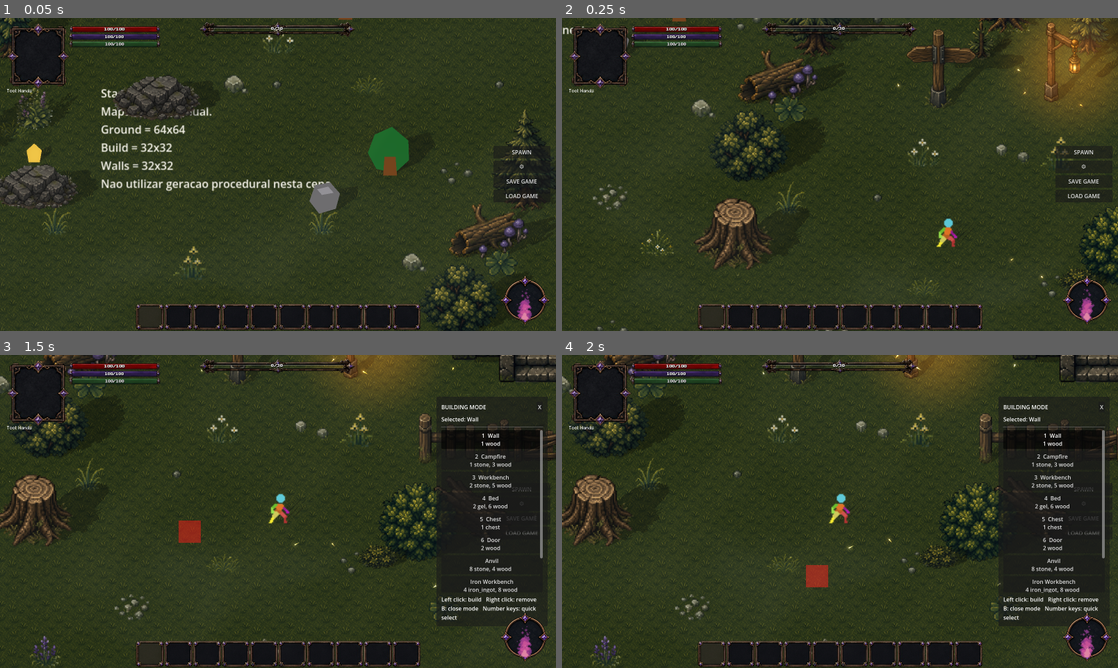
Above: before the commit, frames 1-4 (two rows, left to right).
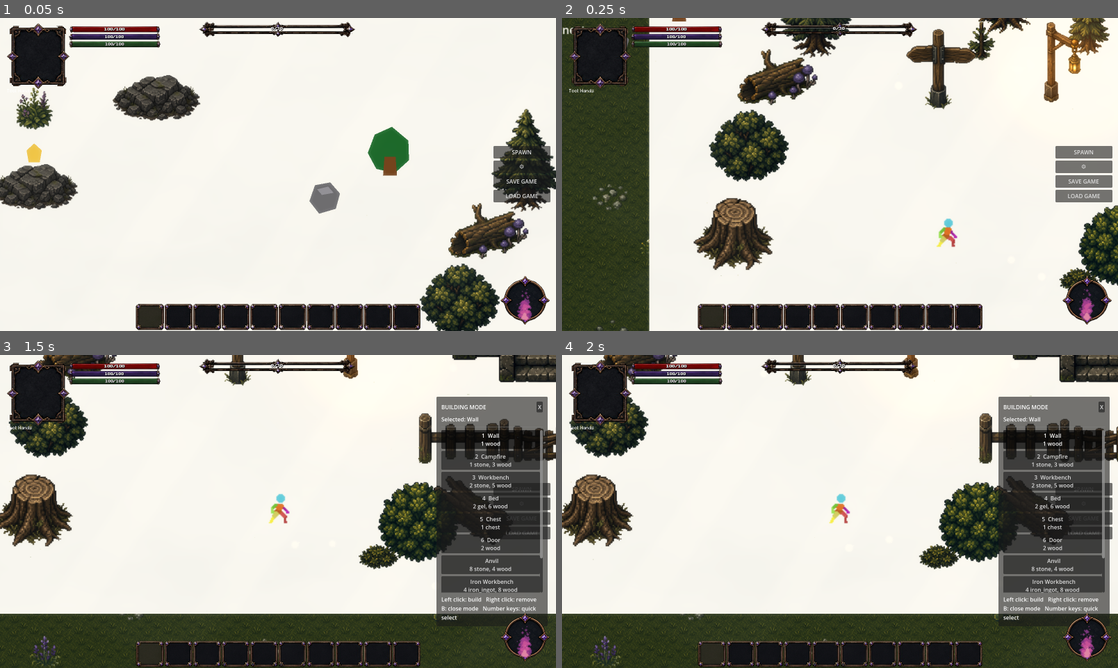
Above: after the commit, the same moments.

Repository: ramonsamagaio/Oathwake-Main
Game: Godot game, scene res://scenes/game/Game.tscn
Same seed, same stepped clock (60 frames per second), same inputs: the game is played once before the commit and once after it. This scene is started directly instead of the project's main scene.
Inputs (mouse positions are in pixels of both pictures, inside the frame that each line leads up to):
- Up to frame 1 (0.05 s): no input
- Up to frame 2 (0.25 s): no input
- Up to frame 3 (1.5 s): tap Enter at 0.5 s; move the mouse to (400, 495) at 0.52 s; hold D 0.53-1.25 s; tap B at 0.6 s; click (400, 495) at 0.67 s; tap Space at 0.77 s; drag from (166, 527) to (250, 574) at 1.27 s
- Up to frame 4 (2 s): no input

The runs differ from the first frame. In frame 1, 82% of the frame differs, in the area x 0-100%, y 0-100%; in frame 2, 69%; in frame 3, 67%; in frame 4, 67%.

Commit message:
Composite projected shadows once and mirror foliage wind

Diff:
--- a/scripts/effects/ProjectedSpriteShadow.gd
+++ b/scripts/effects/ProjectedSpriteShadow.gd
@@ -3,6 +3,9 @@
 
 const ALPHA_THRESHOLD := 0.01
 const DEFAULT_DIRECTION_DEGREES := -45.0
+const ProjectedShadowGroupScript := preload("res://scripts/effects/ProjectedShadowGroup.gd")
+const ProjectedShadowMaskShader := preload("res://shaders/projected_shadow_mask.gdshader")
+const FoliageWindShader := preload("res://shaders/foliage_wind_2d.gdshader")
 
 static var _alpha_bounds_cache: Dictionary = {}
 
@@ -12,6 +15,10 @@
 var _foot_offset := Vector2.ZERO
 var _projection_direction := Vector2.RIGHT.rotated(deg_to_rad(DEFAULT_DIRECTION_DEGREES))
 var _projection_stretch := 1.15
+var _visible_frame_size := Vector2(32.0, 32.0)
+var _shadow_group: CanvasGroup
+var _render_proxy: Polygon2D
+var _proxy_material: ShaderMaterial
 
 
 func configure(target: Node2D, source: CanvasItem, config: Dictionary, foot_offset: Vector2) -> void:
@@ -31,9 +38,17 @@
 	set_process(true)
 
 
+func _exit_tree() -> void:
+	if _render_proxy != null and is_instance_valid(_render_proxy):
+		_render_proxy.queue_free()
+	_render_proxy = null
+	_shadow_group = null
+
+
 func _process(_delta: float) -> void:
 	if _target == null or not is_instance_valid(_target) or _source == null or not is_instance_valid(_source):
 		visible = false
+		_hide_render_proxy()
 		return
 	_refresh_silhouette()
 
@@ -43,7 +58,6 @@
 	var direction_degrees := float(live_global.get("direction_degrees", _config.get("direction_degrees", DEFAULT_DIRECTION_DEGREES)))
 	var stretch_amount := maxf(float(live_global.get("stretch", _config.get("stretch", 1.15))), 0.05)
 	var opacity := clampf(float(live_global.get("opacity", _config.get("opacity", 0.30))), 0.0, 1.0)
-	var shadow_color := _color_from_value(live_global.get("color", _config.get("color", "#050609FF")), Color(0.02, 0.024, 0.035, 1.0))
 	var offset := _vector_from_value(_config.get("offset", {}), Vector2.ZERO)
 
 	# The projected geometry itself performs the shear. Keeping this node
@@ -53,7 +67,10 @@
 	rotation = 0.0
 	scale = Vector2.ONE
 	position = offset
-	color = Color(shadow_color.r, shadow_color.g, shadow_color.b, opacity * shadow_color.a)
+	# This child remains the canonical geometry and metadata owner, while the
+	# shared CanvasGroup draws one combined mask for every shadow. Making this
+	# polygon transparent prevents ordinary alpha blending from darkening overlaps.
+	color = Color(1.0, 1.0, 1.0, 0.0)
 	self_modulate = Color.WHITE
 	z_index = int(_config.get("z_index", -1))
 	visible = bool(_config.get("enabled", true)) and bool(live_global.get("enabled", true)) and opacity > 0.001
@@ -65,6 +82,7 @@
 func _refresh_silhouette() -> void:
 	_apply_projection_settings()
 	if not visible:
+		_hide_render_proxy()
 		return
 	if _source is AnimatedSprite2D:
 		_apply_animated_sprite(_source as AnimatedSprite2D)
@@ -74,6 +92,7 @@
 		_apply_polygon(_source as Polygon2D)
 	else:
 		_clear_visual()
+	_sync_render_proxy()
 
 
 func _apply_animated_sprite(source: AnimatedSprite2D) -> void:
@@ -136,6 +155,7 @@
 		return
 
 	texture = frame_texture
+	_visible_frame_size = frame_size
 	var base_top_left := offset
 	if centered:
 		base_top_left -= frame_size * 0.5
@@ -203,7 +223,119 @@
 		projected.append(base_point + _projection_direction * projection_height * _projection_stretch)
 	polygon = projected
 	uv = source.uv
+	_visible_frame_size = _polygon_size(source.polygon)
 	set_meta("shadow_source_kind", "Polygon2D")
+
+
+func _sync_render_proxy() -> void:
+	if polygon.is_empty() or texture == null or not visible or not _is_source_near_viewport():
+		_hide_render_proxy()
+		return
+	_ensure_render_proxy()
+	if _render_proxy == null or _shadow_group == null:
+		return
+	var group_inverse := _shadow_group.global_transform.affine_inverse()
+	var shadow_transform := global_transform
+	var group_polygon := PackedVector2Array()
+	for point in polygon:
+		group_polygon.append(group_inverse * (shadow_transform * point))
+	_render_proxy.polygon = group_polygon
+	_render_proxy.uv = uv
+	_render_proxy.texture = texture
+	_render_proxy.visible = true
+	_render_proxy.set_meta("shadow_source_id", _source.get_instance_id())
+	_render_proxy.set_meta("shadow_owner_id", _target.get_instance_id())
+	_sync_proxy_material()
+	set_meta("shadow_render_proxy_id", _render_proxy.get_instance_id())
+
+
+func _ensure_render_proxy() -> void:
+	_ensure_shadow_group()
+	if _shadow_group == null:
+		return
+	if _render_proxy != null and is_instance_valid(_render_proxy) and _render_proxy.get_parent() == _shadow_group:
+		return
+	if _render_proxy != null and is_instance_valid(_render_proxy):
+		_render_proxy.queue_free()
+	_render_proxy = Polygon2D.new()
+	_render_proxy.name = "ShadowMask_%s" % str(get_instance_id())
+	_render_proxy.texture_filter = CanvasItem.TEXTURE_FILTER_NEAREST
+	_render_proxy.color = Color.WHITE
+	_render_proxy.self_modulate = Color.WHITE
+	_render_proxy.z_index = 0
+	_render_proxy.z_as_relative = true
+	_proxy_material = ShaderMaterial.new()
+	_proxy_material.resource_local_to_scene = true
+	_proxy_material.shader = ProjectedShadowMaskShader
+	_render_proxy.material = _proxy_material
+	_shadow_group.add_child(_render_proxy)
+
+
+func _ensure_shadow_group() -> void:
+	if _shadow_group != null and is_instance_valid(_shadow_group):
+		return
+	var existing := get_tree().get_first_node_in_group("projected_shadow_group") as CanvasGroup
+	if existing != null:
+		_shadow_group = existing
+		return
+	var host: Node = get_tree().current_scene
+	if host == null:
+		host = get_tree().root
+	_shadow_group = ProjectedShadowGroupScript.new() as CanvasGroup
+	host.add_child(_shadow_group)
+
+
+func _sync_proxy_material() -> void:
+	if _proxy_material == null or _source == null:
+		return
+	var source_material := _source.material as ShaderMaterial
+	var uses_shared_wind := source_material != null and source_material.shader == FoliageWindShader
+	_proxy_material.set_shader_parameter("wind_enabled", uses_shared_wind and bool(_shader_parameter(source_material, "enabled", true)))
+	if uses_shared_wind:
+		_proxy_material.set_shader_parameter("wind_amplitude", float(_shader_parameter(source_material, "amplitude", 0.08)))
+		_proxy_material.set_shader_parameter("wind_time_scale", float(_shader_parameter(source_material, "time_scale", 0.20)))
+		_proxy_material.set_shader_parameter("wind_noise_scale", float(_shader_parameter(source_material, "noise_scale", 0.004)))
+		_proxy_material.set_shader_parameter("wind_rotation_strength", float(_shader_parameter(source_material, "rotation_strength", 1.0)))
+		_proxy_material.set_shader_parameter("wind_rotation_pivot", _shader_parameter(source_material, "rotation_pivot", Vector2(0.5, 1.0)))
+		_proxy_material.set_shader_parameter("wind_direction", _shader_parameter(source_material, "wind_direction", Vector2(1.0, 0.16)))
+		_proxy_material.set_shader_parameter("wind_strength", float(_shader_parameter(source_material, "wind_strength", 0.85)))
+		_proxy_material.set_shader_parameter("wind_gust_strength", float(_shader_parameter(source_material, "gust_strength", 0.34)))
+		_proxy_material.set_shader_parameter("wind_gust_speed", float(_shader_parameter(source_material, "gust_speed", 0.42)))
+		_proxy_material.set_shader_parameter("wind_phase_offset", float(_shader_parameter(source_material, "phase_offset", 0.0)))
+	var source_node := _source as Node2D
+	var source_origin := source_node.global_position if source_node != null else Vector2.ZERO
+	var source_scale := Vector2.ONE
+	if source_node != null:
+		source_scale = Vector2(absf(source_node.global_scale.x), absf(source_node.global_scale.y))
+	_proxy_material.set_shader_parameter("source_world_origin", source_origin)
+	_proxy_material.set_shader_parameter("source_world_size", _visible_frame_size * source_scale)
+	_render_proxy.set_meta("shadow_wind_synced", uses_shared_wind)
+
+
+func _shader_parameter(shader_material: ShaderMaterial, parameter_name: String, fallback: Variant) -> Variant:
+	if shader_material == null:
+		return fallback
+	var value: Variant = shader_material.get_shader_parameter(parameter_name)
+	return fallback if value == null else value
+
+
+func _is_source_near_viewport() -> bool:
+	if _source == null or not (_source is Node2D):
+		return true
+	var camera := get_viewport().get_camera_2d()
+	if camera == null:
+		return true
+	var zoom := camera.zoom
+	var safe_zoom := Vector2(maxf(absf(zoom.x), 0.01), maxf(absf(zoom.y), 0.01))
+	var half_view := get_viewport_rect().size * 0.5 / safe_zoom
+	var margin := Vector2(768.0, 768.0)
+	var bounds := Rect2(camera.get_screen_center_position() - half_view - margin, (half_view + margin) * 2.0)
+	return bounds.has_point((_source as Node2D).global_position)
+
+
+func _hide_render_proxy() -> void:
+	if _render_proxy != null and is_instance_valid(_render_proxy):
+		_render_proxy.visible = false
 
 
 func _source_to_target_transform(source: Node2D) -> Transform2D:
@@ -276,10 +408,20 @@
 	return "texture:%s:%dx%d" % [str(frame_texture.get_instance_id()), texture_size.x, texture_size.y]
 
 
+func _polygon_size(points: PackedVector2Array) -> Vector2:
+	if points.is_empty():
+		return Vector2(32.0, 32.0)
+	var bounds := Rect2(points[0], Vector2.ZERO)
+	for point in points:
+		bounds = bounds.expand(point)
+	return bounds.size
+
+
 func _clear_visual() -> void:
 	texture = null
 	uv = PackedVector2Array()
 	polygon = PackedVector2Array()
+	_hide_render_proxy()
 
 
 func _get_live_global_config() -> Dictionary:
@@ -299,10 +441,3 @@
 	if value is Dictionary:
 		return Vector2(float(value.get("x", fallback.x)), float(value.get("y", fallback.y)))
 	return fallback
-
-
-func _color_from_value(value: Variant, fallback: Color) -> Color:
-	if value is Color:
-		return value
-	var text := str(value).strip_edges()
-	return Color.from_string(text, fallback) if not text.is_empty() else fallback
